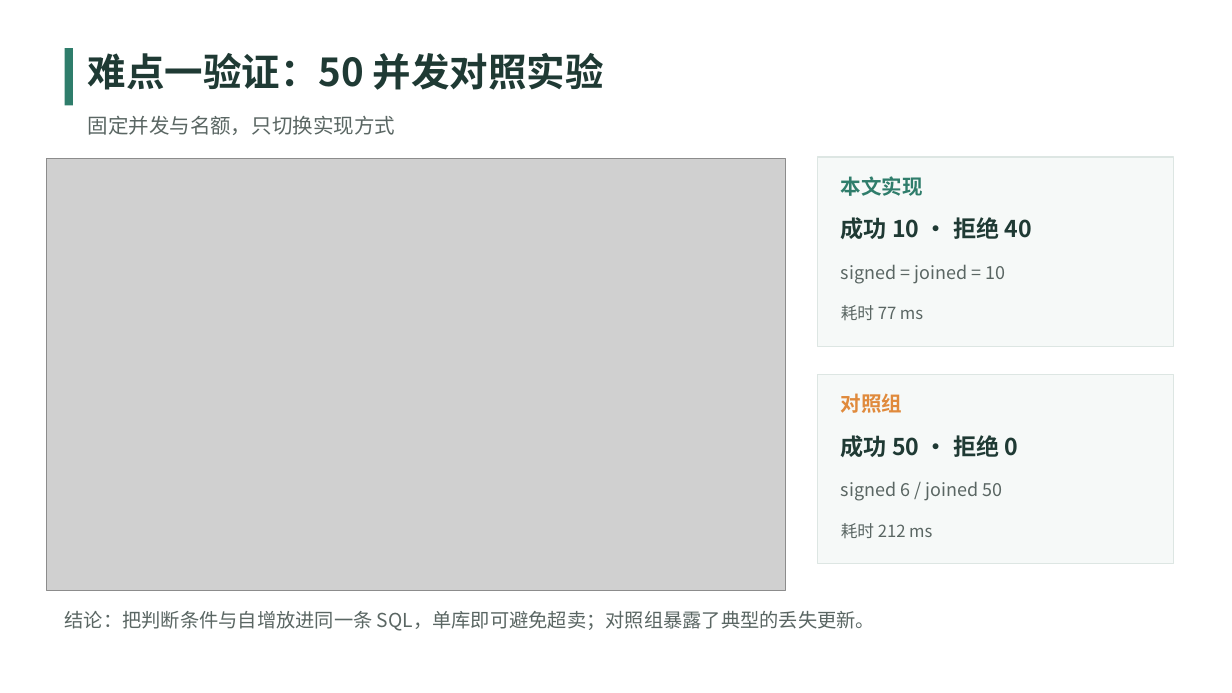
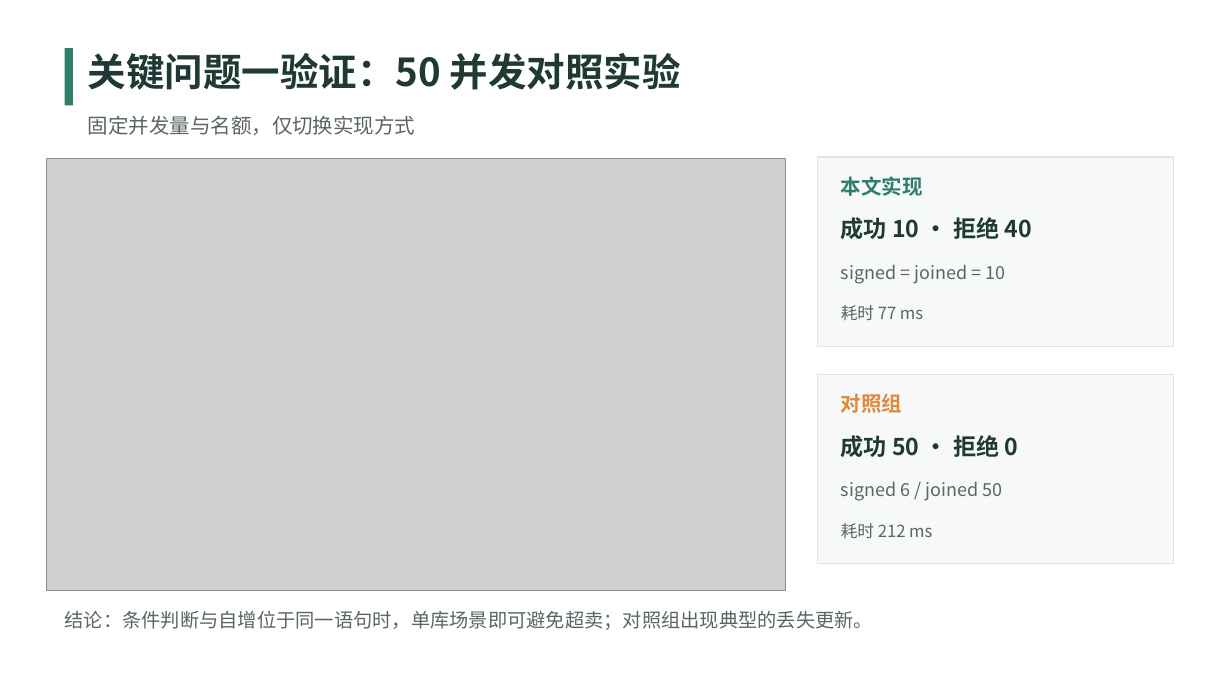
Before and after one commit to tkRRRRRR/Campus-Event-Management-System, a slide deck: slide 7 of doc/答辩PPT.pptx. Drawn at 1232x693 pixels with LibreOffice and Linux fonts; fonts in the diff are those of the drawing; grey boxes stand for pictures. Boxes give left, top, right and bottom in pixels: in the first picture for what was removed or moved away, otherwise in the second. Text is boxed around its words. In the diff, an @@ line names an element or a change of style, - is before the commit and + after.

Commit message:
论文与PPT改为规范书面语：重写part1-3、PPT文案、重建文档与自查

```diff
--- a/doc/答辩PPT.pptx
+++ b/doc/答辩PPT.pptx
@@ text at (88, 53, 681, 90): text changed @@
-难点一验证：50 并发对照实验
+关键问题一验证：50 并发对照实验
@@ text at (88, 116, 416, 135): text changed @@
-固定并发与名额，只切换实现方式
+固定并发量与名额，仅切换实现方式
@@ text at (65, 611, 873, 630): text changed @@
-结论：把判断条件与自增放进同一条 SQL，单库即可避免超卖；对照组暴露了典型的丢失更新。
+结论：条件判断与自增位于同一语句时，单库场景即可避免超卖；对照组出现典型的丢失更新。
```
Also in this commit, not shown: 10 other slides changed, 27 other files.
